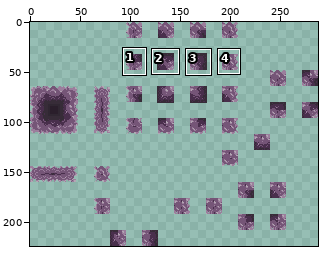
Sprite sheet, stored at TileSets/Tilemap3.0.png. The first picture is a wide view before the edit; the outline marks the close-up.
Close-up. Before the edit:
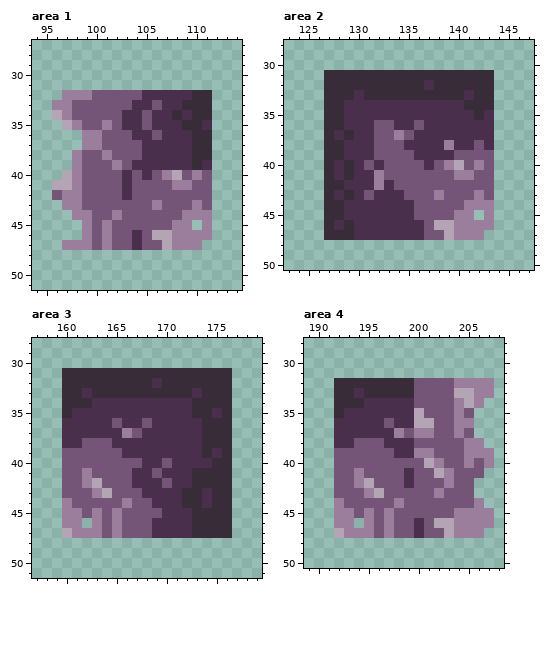
The file is 288x224 pixels. Shown: area 1: x 94..114, y 27..51; area 2: x 123..147, y 28..50; area 3: x 157..179, y 28..51; area 4: x 189..208, y 28..50. The commit also changed other parts of the picture, which this record leaves out.
Now the later version:
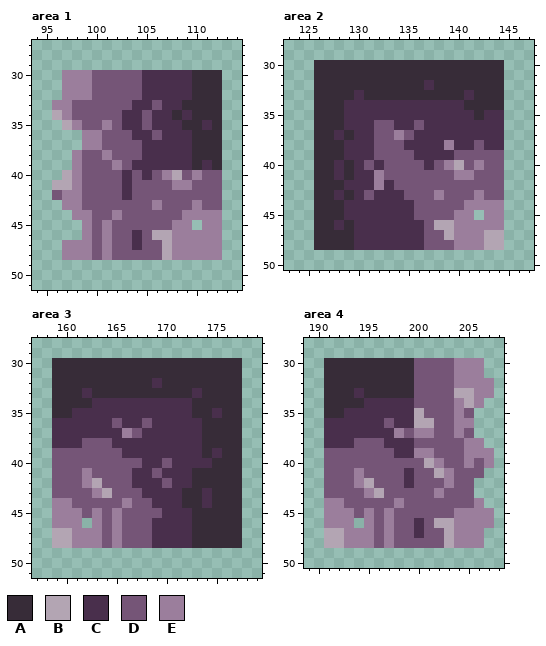
Palette (. is transparent): A #372c38  B #b3a5b3  C #492f4c  D #755577  E #9b7e9c
What changed:
Area 1:
Colour A now appears in rows 30 to 31 at x 110 to 112; in rows 32 to 39 at x 112.
Colour B now appears in row 48 at x 107.
Colour C now appears in rows 30 to 31 at x 105 to 109.
Colour D now appears in rows 30 to 31 at x 100 to 104; in rows 40 to 43 at x 112; in row 48 at x 100 and 102 to 106.
Colour E now appears in rows 30 to 31 at x 97 to 99; in rows 44 to 46 at x 112; in row 47 at x 111 to 112; in row 48 at x 97 to 99, 101 and 108 to 112.
Area 2:
Colour A now appears in row 30 at x 126 to 144; in rows 31 to 34 at x 126 and 144; in rows 35 to 47 at x 126; in row 48 at x 126 to 129.
Colour B now appears in rows 47 to 48 at x 143 to 144.
Colour C now appears in rows 35 to 38 at x 144; in row 48 at x 130 to 136.
Colour D now appears in rows 39 to 43 at x 144; in row 48 at x 137 to 139.
Colour E now appears in rows 44 to 46 at x 144; in row 48 at x 140 to 142.
Area 3:
Colour A now appears in row 30 at x 159 to 177; in rows 31 to 35 at x 159 and 177; in rows 36 to 47 at x 177; in row 48 at x 173 to 177.
Colour B now appears in row 47 at x 159; in row 48 at x 159 to 160.
Colour C now appears in rows 36 to 38 at x 159; in row 48 at x 169 to 172.
Colour D now appears in rows 39 to 43 at x 159; in row 48 at x 164 and 166 to 168.
Colour E now appears in rows 44 to 46 at x 159; in row 48 at x 161 to 163 and 165.
Area 4:
Colour A now appears in rows 30 to 31 at x 191 to 199; in rows 32 to 35 at x 191.
Colour B now appears in row 47 at x 191; in row 48 at x 191 to 192 and 203.
Colour C now appears in rows 36 to 38 at x 191.
Colour D now appears in rows 30 to 31 at x 200 to 203; in rows 39 to 43 at x 191; in row 48 at x 196 and 198 to 202.
Colour E now appears in rows 30 to 31 at x 204 to 206; in rows 44 to 46 at x 191; in row 48 at x 193 to 195, 197 and 204 to 206.
Where, in picture pixels (left, top, right, bottom), the same in both close-ups:
added: (62, 70, 222, 260)
added: (314, 60, 504, 250)
added: (52, 358, 242, 548)
added: (324, 358, 484, 548)
